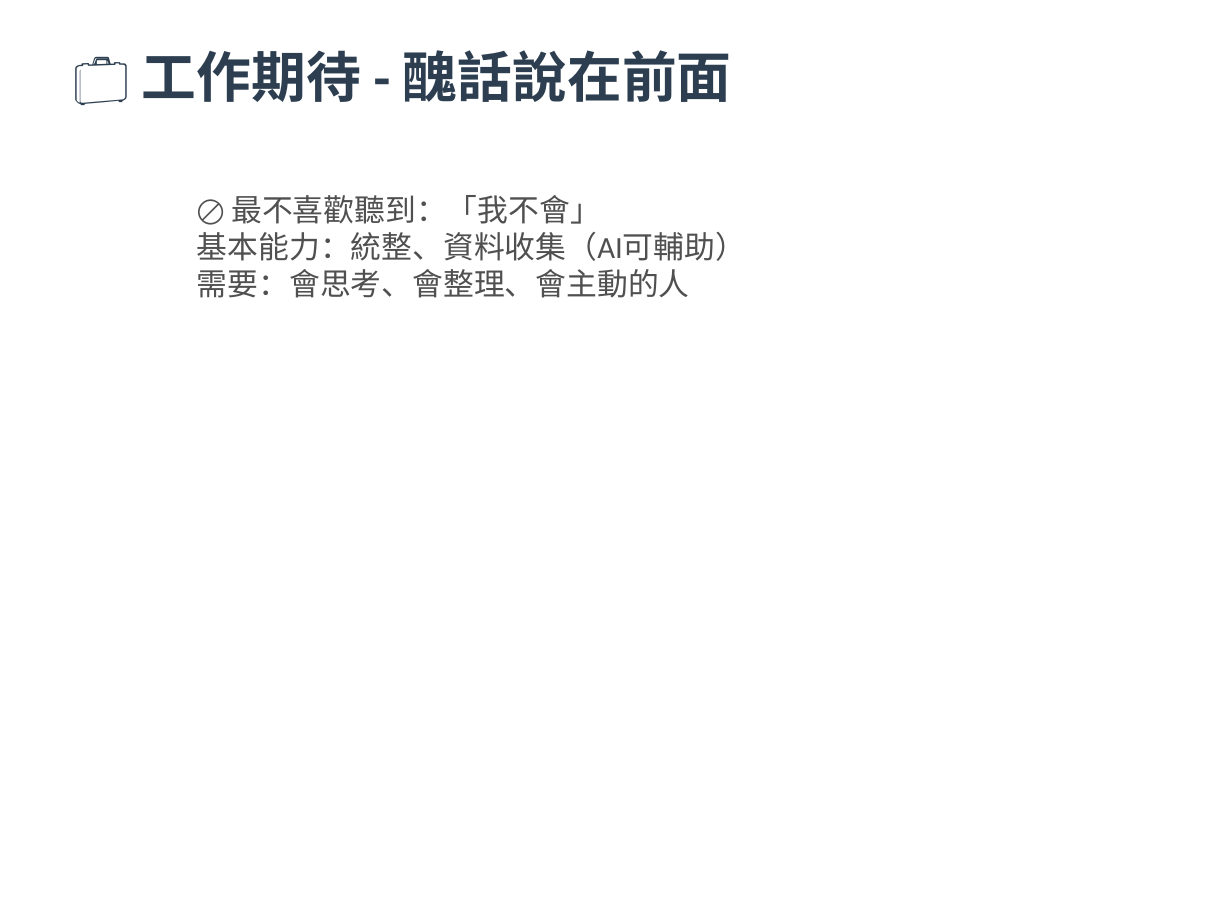
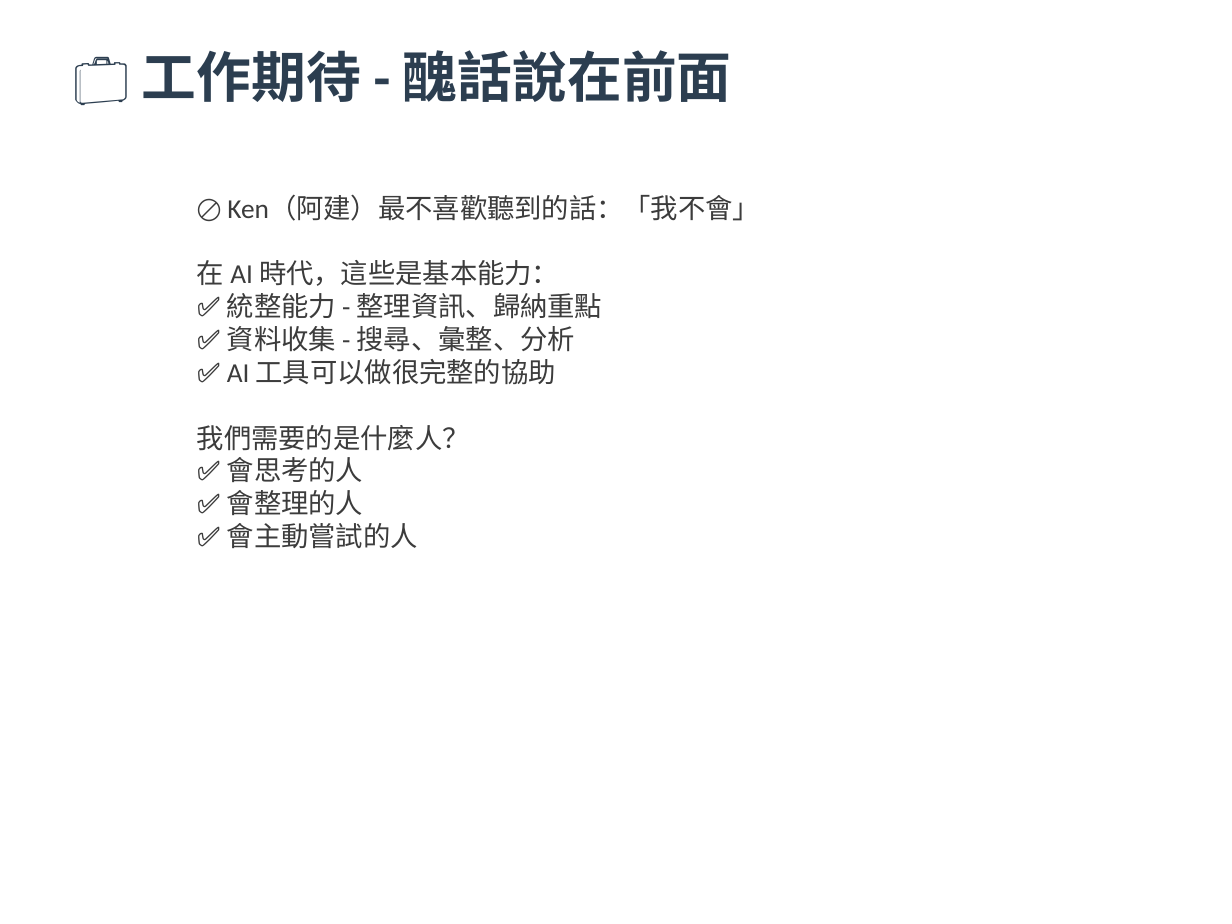
Before and after one commit to ken0900101318-beep/company-training, a slide deck: slide 8 of 遊戲家新人教育訓練（完整版 v2.1 - 24張）.pptx. Drawn at 1232x924 pixels with LibreOffice and Linux fonts; fonts in the diff are those of the drawing. Boxes give left, top, right and bottom in pixels: in the first picture for what was removed or moved away, otherwise in the second. Text is boxed around its words. In the diff, an @@ line names an element or a change of style, - is before the commit and + after.

```diff
--- a/遊戲家新人教育訓練（完整版 v2.1 - 24張）.pptx
+++ b/遊戲家新人教育訓練（完整版 v2.1 - 24張）.pptx
@@ text at [197, 194, 760, 548]: text changed; size 18 to 16 pt; text colour #505050 to #3C3C3C @@
-🚫 最不喜歡聽到：「我不會」
-基本能力：統整、資料收集（AI可輔助）
-需要：會思考、會整理、會主動的人
+🚫 Ken（阿建）最不喜歡聽到的話：「我不會」
+在 AI 時代，這些是基本能力：
+✅ 統整能力 - 整理資訊、歸納重點
+✅ 資料收集 - 搜尋、彙整、分析
+✅ AI 工具可以做很完整的協助
+我們需要的是什麼人？
+✅ 會思考的人
+✅ 會整理的人
+✅ 會主動嘗試的人
```
Also in this commit, not shown: 22 other slides changed.
